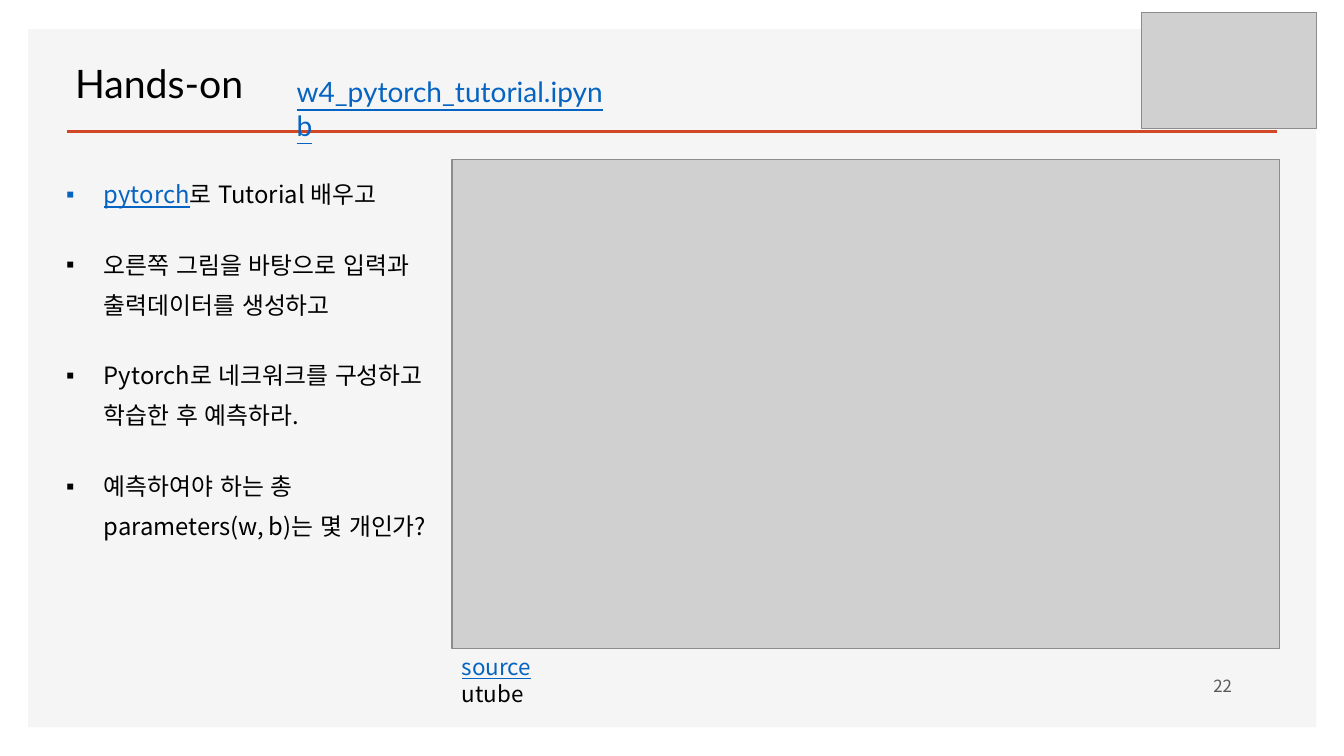
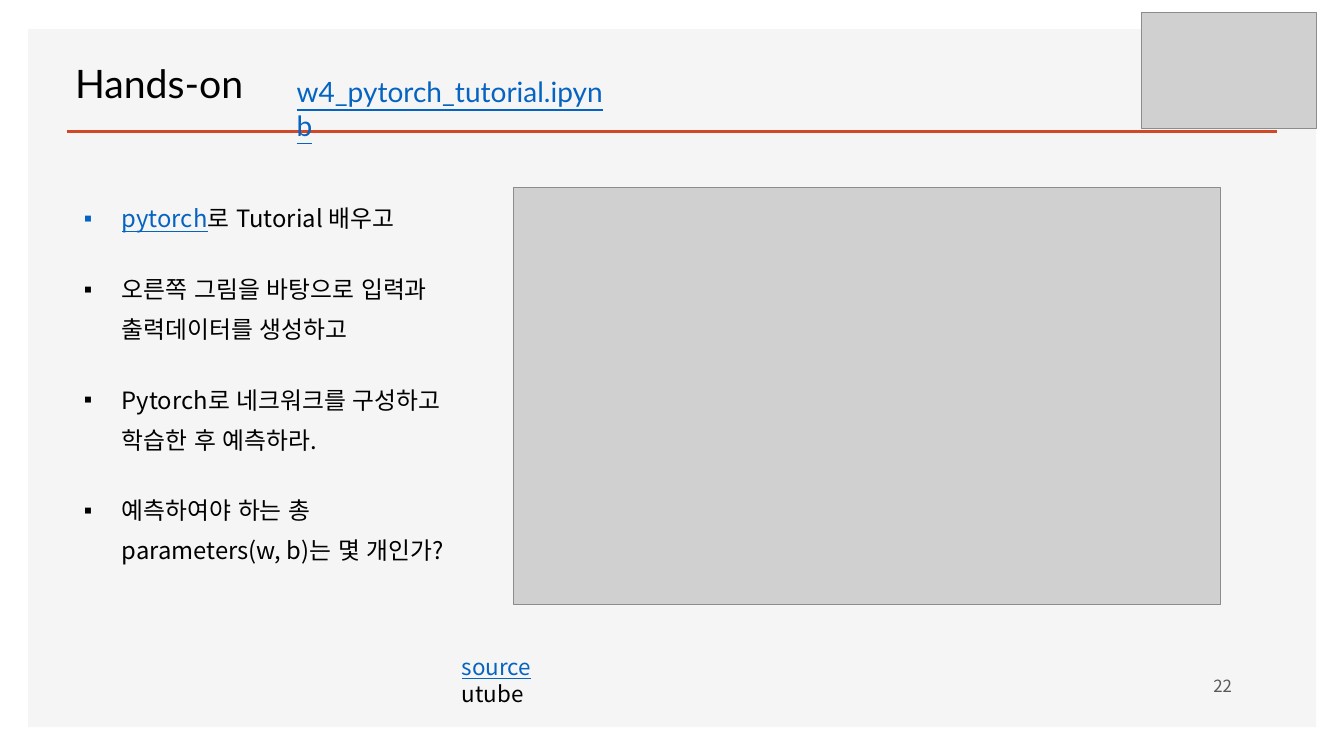
Before and after one commit to ancestor9/mathematics-for-machine-learning, a slide deck: slide 22 of Linear_Algebra/w6_Deep Learning.pptx. Drawn at 1344x756 pixels with LibreOffice and Linux fonts; fonts in the diff are those of the drawing; grey boxes stand for pictures; background and template pictures are left out. Boxes give left, top, right and bottom in pixels: in the first picture for what was removed or moved away, otherwise in the second. Text is boxed around its words. In the diff, an @@ line names an element or a change of style, - is before the commit and + after.

```diff
--- a/Linear_Algebra/w6_Deep Learning.pptx
+++ b/Linear_Algebra/w6_Deep Learning.pptx
@@ text "pytorch로 Tutorial 배우고": place and size @@
-text "pytorch로 Tutorial 배우고" at [104, 183, 426, 541]
+text "pytorch로 Tutorial 배우고" at [122, 207, 444, 565]
@@ picture: place and size @@
-picture at [452, 159, 1279, 648]
+picture at [514, 188, 1221, 605]
```
